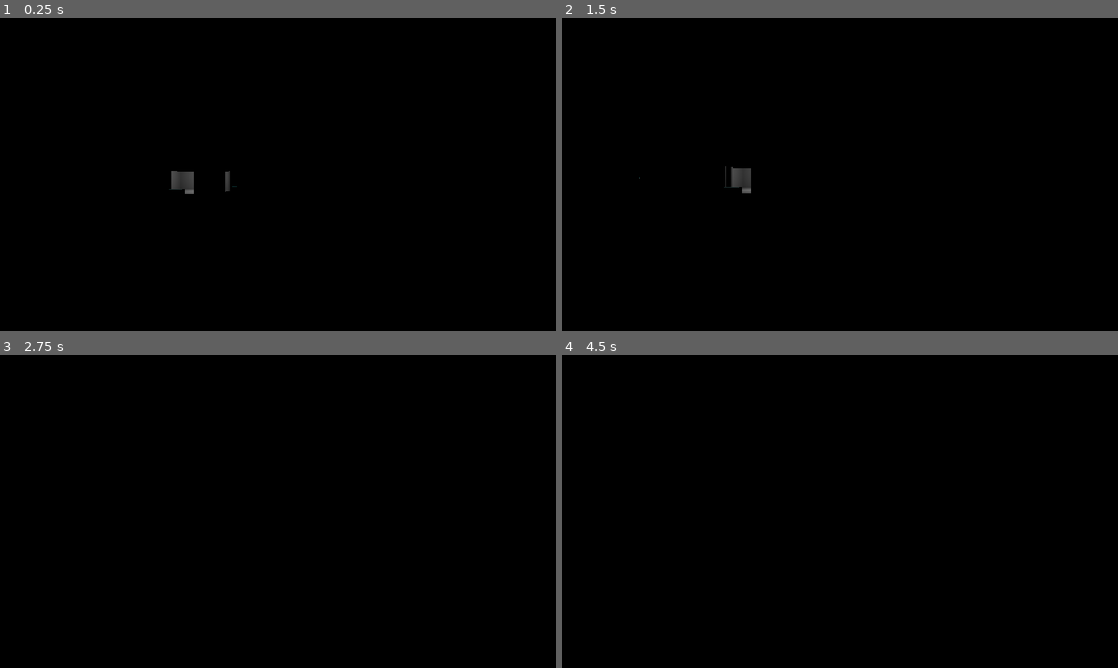
Above: before the commit, frames 1-4 (two rows, left to right).
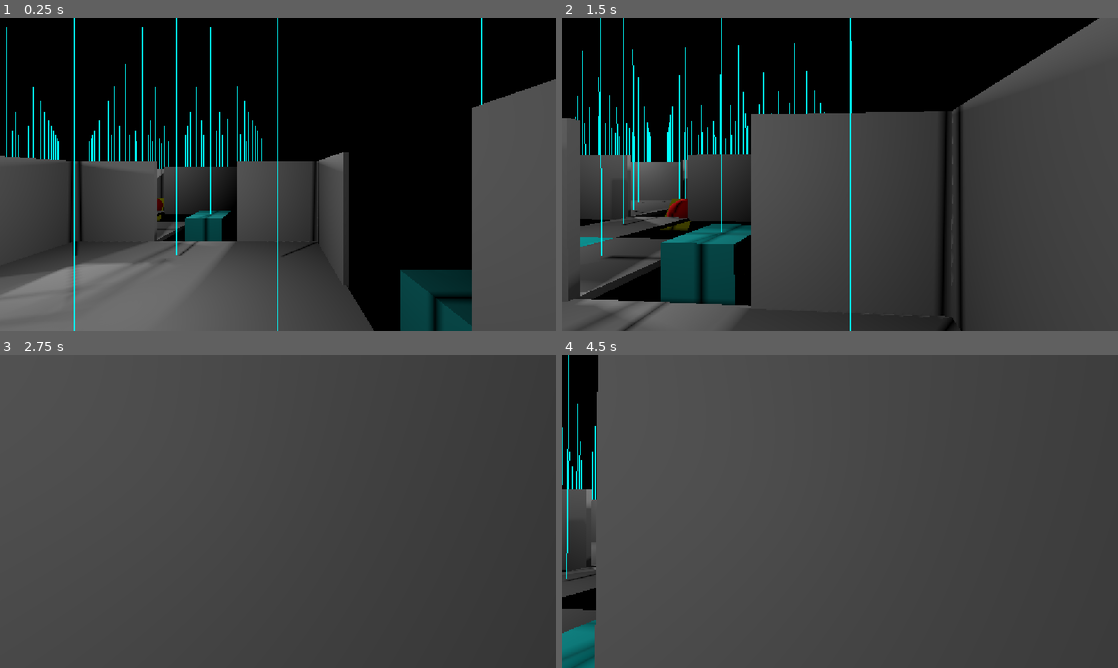
Above: after the commit, the same moments.

Repository: miikapalosaari/ProceduralIndoorGenerator
Game: Godot game, scene res://Scenes/Main.tscn
The game is run twice, just before and just after one commit, with the same random seed, the same clock (stepped at 60 frames per second) and the same inputs.
Inputs (mouse positions are in pixels of both pictures, inside the frame that each line leads up to):
- Up to frame 1 (0.25 s): no input
- Up to frame 2 (1.5 s): tap Enter (ui_accept) at 0.5, 0.77 s; move the mouse to (867, 174) at 0.52 s; hold Shift (sprint) 0.53-1.28 s; hold Up (ui_up) from 0.53 s (still down); move the mouse to (812, 174) at 1.27 s; tap N at 1.35 s
- Up to frame 3 (2.75 s): keep holding Up (ui_up); tap Enter (ui_accept) at 1.52 s; move the mouse to (289, 505) at 2.02 s; hold Shift (sprint) from 2.03 s (still down)
- Up to frame 4 (4.5 s): keep holding Up (ui_up); tap Enter (ui_accept) at 2.75, 3.02, 3.5, 3.77 s; move the mouse to (834, 517) at 2.77 s; release Shift (sprint) at 2.78 s; tap N at 2.85, 4.35 s; move the mouse to (878, 514) at 3.52 s; hold Shift (sprint) 3.53-4.28 s; move the mouse to (795, 508) at 4.27 s

The runs differ from the first frame. In frame 1, 48% of the frame differs, in the area x 0-100%, y 0-100%; in frame 2, 68%; in frame 3, 100%; in frame 4, 97%.

Commit message:
Added room rotation support and a function to show a beacon like line pointing up from each occupied cell for debugging

Diff:
--- a/Scenes/Main.tscn
+++ b/Scenes/Main.tscn
@@ -5,6 +5,7 @@
 [ext_resource type="PackedScene" uid="uid://dgjgs3ajk74i8" path="res://Scenes/Rooms/Room1.tscn" id="3_pbw6q"]
 [ext_resource type="PackedScene" uid="uid://bmej4pvxp6lds" path="res://Scenes/Rooms/Room2.tscn" id="3_v1gob"]
 [ext_resource type="Script" uid="uid://dd3tkxn3vd0lb" path="res://Scripts/Grid.gd" id="4_rgh2o"]
+[ext_resource type="PackedScene" uid="uid://xdfu8psfj5l1" path="res://Scenes/Rooms/TemplateRoom.tscn" id="4_v1gob"]
 
 [sub_resource type="Environment" id="Environment_idj7w"]
 background_mode = 1
@@ -15,7 +16,7 @@
 
 [node name="IndoorGenerator" type="Node" parent="." unique_id=67641626]
 script = ExtResource("1_r150o")
-roomTemplates = Array[PackedScene]([ExtResource("3_pbw6q"), ExtResource("3_v1gob")])
+roomTemplates = Array[PackedScene]([ExtResource("3_v1gob"), ExtResource("3_pbw6q"), ExtResource("4_v1gob")])
 startRoom = ExtResource("3_v1gob")
 roomCount = 100
 maxPlacementAttempts = 100
@@ -37,3 +38,5 @@
 
 [node name="Grid" type="Node" parent="." unique_id=1759409416]
 script = ExtResource("4_rgh2o")
+gridWidth = 15
+gridHeight = 15
--- a/Scenes/Rooms/TemplateRoom.tscn
+++ b/Scenes/Rooms/TemplateRoom.tscn
@@ -60,13 +60,13 @@
 [node name="CollisionShape3D" type="CollisionShape3D" parent="Floors/Floor4" unique_id=926543474]
 shape = SubResource("BoxShape3D_1blfk")
 
-[node name="Floor5" type="StaticBody3D" parent="Floors" unique_id=1793603697]
+[node name="Floor1" type="StaticBody3D" parent="Floors" unique_id=1980214748]
 transform = Transform3D(1, 0, 0, 0, 1, 0, 0, 0, 1, -2, 0, 2)
 
-[node name="MeshInstance3D" type="MeshInstance3D" parent="Floors/Floor5" unique_id=897943830]
+[node name="MeshInstance3D" type="MeshInstance3D" parent="Floors/Floor1" unique_id=455226817]
 mesh = SubResource("BoxMesh_1blfk")
 
-[node name="CollisionShape3D" type="CollisionShape3D" parent="Floors/Floor5" unique_id=860129303]
+[node name="CollisionShape3D" type="CollisionShape3D" parent="Floors/Floor1" unique_id=778115529]
 shape = SubResource("BoxShape3D_1blfk")
 
 [node name="Walls" type="Node3D" parent="." unique_id=1531438070]
@@ -99,13 +99,13 @@
 [node name="MeshInstance3D" type="MeshInstance3D" parent="Doorways/Doorway2" unique_id=127284009]
 mesh = SubResource("PrismMesh_1blfk")
 
-[node name="Doorway3" type="Marker3D" parent="Doorways" unique_id=186713597]
+[node name="Doorway3" type="Marker3D" parent="Doorways" unique_id=1403407521]
 transform = Transform3D(1, 0, 0, 0, 1, 0, 0, 0, 1, -4, 0, 2)
 script = ExtResource("2_d83gb")
 cell = Vector2i(-2, 1)
 direction = 3
 
-[node name="MeshInstance3D" type="MeshInstance3D" parent="Doorways/Doorway3" unique_id=2044751005]
+[node name="MeshInstance3D" type="MeshInstance3D" parent="Doorways/Doorway3" unique_id=1476825047]
 mesh = SubResource("PrismMesh_1blfk")
 
 [node name="Lights" type="Node3D" parent="." unique_id=1486362400]
@@ -121,6 +121,10 @@
 [node name="ShapeCell0" type="Node" parent="Shape" unique_id=1612534098]
 script = ExtResource("3_sg5r5")
 
+[node name="ShapeCell1" type="Node" parent="Shape" unique_id=722452977]
+script = ExtResource("3_sg5r5")
+cell = Vector2i(-1, 1)
+
 [node name="ShapeCell2" type="Node" parent="Shape" unique_id=1438835658]
 script = ExtResource("3_sg5r5")
 cell = Vector2i(0, 1)
@@ -132,7 +136,3 @@
 [node name="ShapeCell4" type="Node" parent="Shape" unique_id=115880102]
 script = ExtResource("3_sg5r5")
 cell = Vector2i(0, 2)
-
-[node name="ShapeCell1" type="Node" parent="Shape" unique_id=877585740]
-script = ExtResource("3_sg5r5")
-cell = Vector2i(-1, 1)
--- a/Scripts/Grid.gd
+++ b/Scripts/Grid.gd
@@ -112,3 +112,30 @@
 				if width * height > best.x * best.y:
 					best = Vector2i(width, height)
 	return best
+
+
+func debugDrawOccupiedLines(height: float = 5.0) -> void:
+	var meshInstance: MeshInstance3D = MeshInstance3D.new()
+	var mesh: ImmediateMesh = ImmediateMesh.new()
+	var mat: StandardMaterial3D = StandardMaterial3D.new()
+
+	mat.shading_mode = BaseMaterial3D.SHADING_MODE_UNSHADED
+	meshInstance.material_override = mat
+	meshInstance.mesh = mesh
+
+	add_child(meshInstance)
+
+	mesh.clear_surfaces()
+	mesh.surface_begin(Mesh.PRIMITIVE_LINES)
+
+	for cell in occupied.keys():
+		var worldPos: Vector3 = gridToWorld(cell)
+
+		var start: Vector3 = worldPos + Vector3(0, 0.1, 0)
+		var end: Vector3 = worldPos + Vector3(0, height, 0)
+
+		mat.albedo_color = Color.CYAN
+		mesh.surface_add_vertex(start)
+		mesh.surface_add_vertex(end)
+
+	mesh.surface_end()
--- a/Scripts/IndoorGenerator.gd
+++ b/Scripts/IndoorGenerator.gd
@@ -34,11 +34,14 @@
 	await start.ready
 
 	start.global_position = Vector3.ZERO
-	registerRoom(start)
+	registerRoom(start, 0)
 
 	for d in start.getDoorways():
 		openDoorways.append(d)
 	expand()
+
+	await get_tree().process_frame
+	grid.debugDrawOccupiedLines(6.0)
 
 func expand() -> void:
 	var attempts: int = 0
@@ -55,40 +58,26 @@
 		root.call_deferred("add_child", newRoom)
 		await newRoom.ready
 
-		if not placeRoomRandom(newRoom):
+		var rot: int = randi() % 4
+
+		if not placeRoomRandom(newRoom, rot):
 			newRoom.queue_free()
 			attempts += 1
 			continue
 
-		registerRoom(newRoom)
+		registerRoom(newRoom, rot)
 
-func getNormalizedShapeAndDoorCells(room: Room) -> Dictionary:
-	var rawShape: Array[Vector2i] = room.getCells()
-	var rawDoors: Array[Vector2i] = []
-	for d in room.getDoorways():
-		rawDoors.append(d.cell)
-
-	var offset: Vector2i = Vector2i(999999, 999999)
-	for c in rawShape:
-		offset.x = min(offset.x, c.x)
-		offset.y = min(offset.y, c.y)
-
-	var shapeCells: Array[Vector2i] = []
-	for c in rawShape:
-		shapeCells.append(Vector2i(c.x - offset.x, c.y - offset.y))
-
-	var doorCells: Array[Vector2i] = []
-	for c in rawDoors:
-		doorCells.append(Vector2i(c.x - offset.x, c.y - offset.y))
+func getNormalizedShapeAndDoorCells(room: Room, rot: int) -> Dictionary:
+	var rawShape: Array[Vector2i] = room.getRotatedCells(rot)
+	var rawDoors: Array[Vector2i] = room.getRotatedDoorCells(rot)
 
 	return {
-		"offset": offset,
-		"shape": shapeCells,
-		"doors": doorCells
+		"shape": rawShape,
+		"doors": rawDoors
 	}
 
-func placeRoomRandom(room: Room) -> bool:
-	var data: Dictionary = getNormalizedShapeAndDoorCells(room)
+func placeRoomRandom(room: Room, rot: int) -> bool:
+	var data: Dictionary = getNormalizedShapeAndDoorCells(room, rot)
 	var shapeCells: Array[Vector2i] = data["shape"]
 	var doorCells: Array[Vector2i] = data["doors"]
 	var allCells: Array[Vector2i] = shapeCells + doorCells
@@ -118,20 +107,24 @@
 
 		if grid.canPlace(shapeOffset, doorOffset):
 			room.global_position = grid.gridToWorld(origin)
+			room.rotation_degrees.y = rot * 90
 			return true
 	return false
 
-func registerRoom(room: Room) -> void:
+func registerRoom(room: Room, rot: int) -> void:
 	rooms.append(room)
 
 	var origin: Vector2i = grid.worldToGrid(room.global_position)
-	var data: Dictionary = getNormalizedShapeAndDoorCells(room)
-	var offset: Vector2i = data["offset"]
+	var data: Dictionary = getNormalizedShapeAndDoorCells(room, rot)
 	var shapeCells: Array[Vector2i] = data["shape"]
 	var doorCells: Array[Vector2i] = data["doors"]
 
 	grid.occupyShape(offsetCells(shapeCells, origin), room)
 	grid.occupyDoor(offsetCells(doorCells, origin), room)
+
+	print("origin =", origin)
+	print("shape =", shapeCells)
+	print("occupied =", offsetCells(shapeCells, origin))
 
 func offsetCells(cells: Array[Vector2i], offset: Vector2i) -> Array[Vector2i]:
 	var result: Array[Vector2i] = []
--- a/Scripts/Room.gd
+++ b/Scripts/Room.gd
@@ -3,6 +3,7 @@
 
 var shapeNode: Node
 var doorwaysNode: Node
+var gridRotation: int = 0
 
 func _ready() -> void:
 	shapeNode = find_child("Shape", true, false)
@@ -63,3 +64,27 @@
 	for c in cells:
 		result.append(Vector2i(c.x - min_x, c.y - min_y))
 	return result
+
+func rotateCell(c: Vector2i, rot: int) -> Vector2i:
+	match rot:
+		0:
+			return c
+		1:
+			return Vector2i(c.y, -c.x)
+		2:
+			return Vector2i(-c.x, -c.y)
+		3:
+			return Vector2i(-c.y, c.x)
+	return c
+
+func getRotatedCells(rot: int) -> Array[Vector2i]:
+	var result: Array[Vector2i] = []
+	for c in getCells():
+		result.append(rotateCell(c, rot))
+	return result
+
+func getRotatedDoorCells(rot: int) -> Array[Vector2i]:
+	var result: Array[Vector2i] = []
+	for c in getDoorCells():
+		result.append(rotateCell(c, rot))
+	return result
